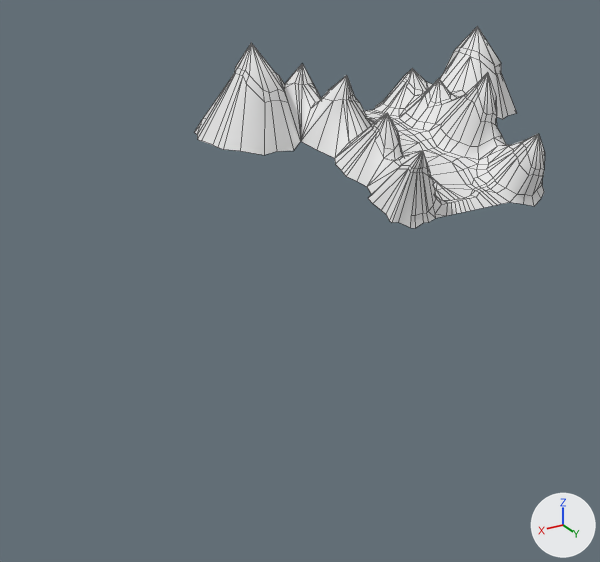
Before and after pictures for a commit that changed the FBX model Assets/Models/World/snow/L_Mounts.fbx.
Before and after are seen from a 50 mm lens placed at (1.28, 1.85, 1.47), pointed at (0.23, 0.1, 0.59). Lighting does not change. The marker at lower right points along +X, +Y and +Z. Mesh edges are drawn as thin lines. Materials are left out; every surface is plain grey. Where no turn or scale is listed for an object, it has been applied to the vertices.

Names of what the first picture shows: 'Окружность.009'.
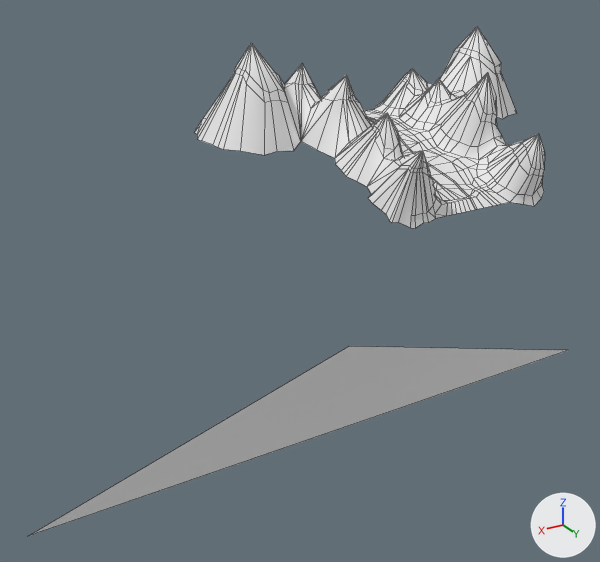
Where the change shows, as pixel boxes (x1, y1, x2, y2) in the pictures (600 x 562 px):
```json
{"object": "Obj", "change": "added", "after": [29, 346, 568, 536]}
```

Edits to the scene script, one JSON object a line:
```json
{"op": "add", "block": "me_cylinder_004", "code": ["me_cylinder_004 = bpy.data.meshes.new('Cylinder.004')", "me_cylinder_004.from_pydata(...)  # 3 vertices, 1 face; spans x -1.0..1.0, y 0.0, z 0.0..0.29"]}
{"op": "add", "block": "ob_obj", "code": ["ob_obj = bpy.data.objects.new('Obj', me_cylinder_004)", "ob_obj.location = (0.0, 0.0, 0.0)"]}
```
